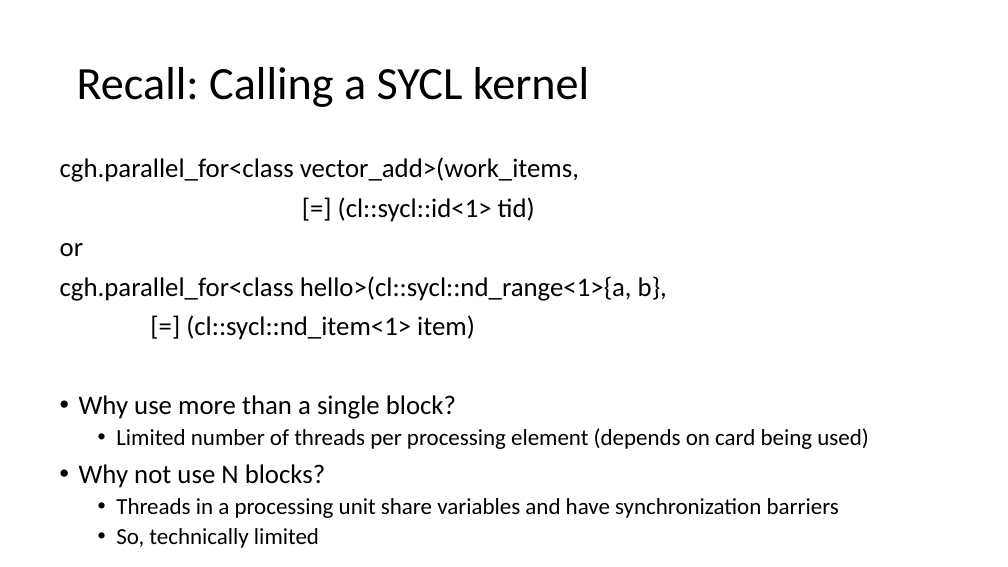
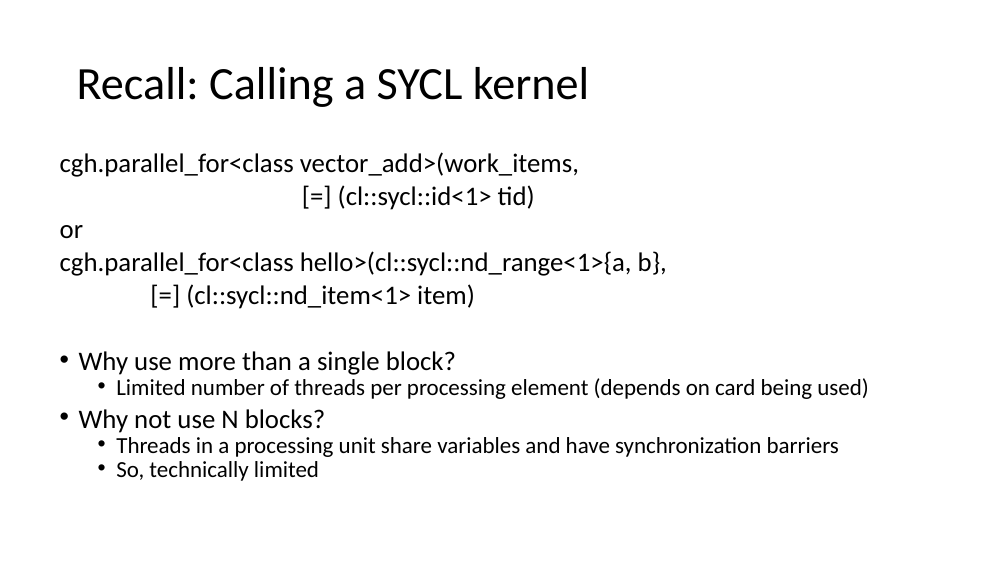
Before and after one commit to TeachingUndergradsCHC/modules, a slide deck: slide 10 of Programming/sycl/lecture_slides_pi.pptx. Drawn at 1008x567 pixels with LibreOffice and Linux fonts; fonts in the diff are those of the drawing. Boxes give left, top, right and bottom in pixels: in the first picture for what was removed or moved away, otherwise in the second. Text is boxed around its words. In the diff, an @@ line names an element or a change of style, - is before the commit and + after.

```diff
--- a/Programming/sycl/lecture_slides_pi.pptx
+++ b/Programming/sycl/lecture_slides_pi.pptx
@@ text "cgh.parallel_for<class vector_add>(work_items," at [60,152,868,481]: line spacing 0.9 to 0.7 @@
```
Also in this commit, not shown: 5 other slides changed, 2 other files.
